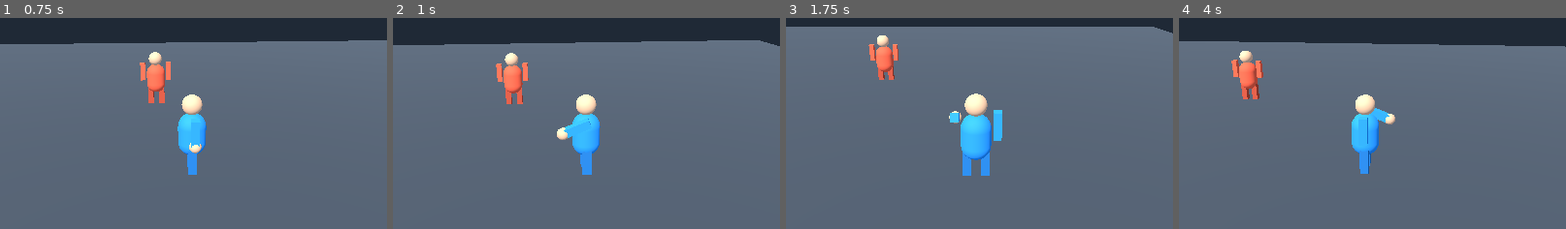
Above: before the commit, frames 1-4 (left to right).
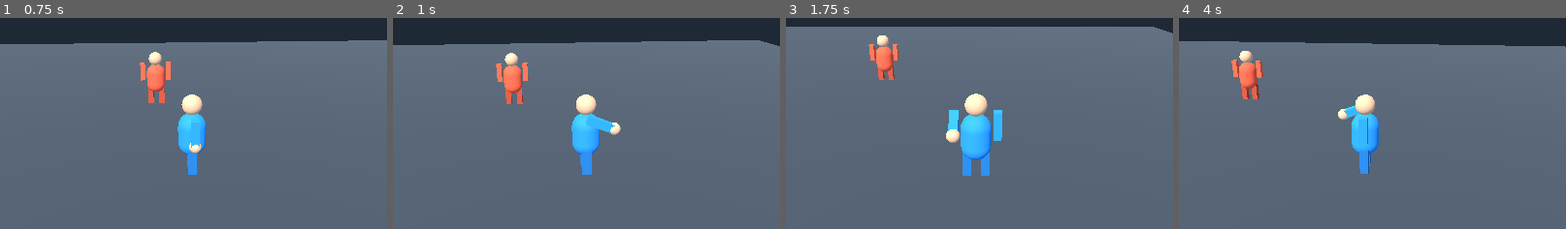
Above: after the commit, the same moments.

Repository: foreandr/FightLab
Game: Godot game, scene res://scenes/main.tscn
The game is run twice, just before and just after one commit, with the same random seed, the same clock (stepped at 60 frames per second) and the same inputs.
Inputs:
- Up to frame 1 (0.75 s): tap Enter at 0.5 s; hold D from 0.53 s (still down); hold R from 0.53 s (still down)
- Up to frame 2 (1 s): keep holding D; keep holding R; tap Space at 0.77 s
- Up to frame 3 (1.75 s): release D at 1.28 s; release R at 1.28 s; hold S from 1.28 s (still down); tap R at 1.35 s; tap Space at 1.52 s
- Up to frame 4 (4 s): release S at 2.03 s; hold D 2.03-2.78 s; hold R 2.03-2.78 s; hold W 2.78-3.53 s; tap R at 2.85 s; tap Space at 3.02, 3.77 s; hold A from 3.53 s (still down); hold R from 3.53 s (still down)
The pictures show only the part of the screen within x 26-75%, y 24-74%; the shares and areas given below are measured in that part.

Frame 1 is identical in both runs. In frame 2, 0.6% of the frame differs, in the area x 42-59%, y 46-58%; in frame 3, 0.4%; in frame 4, 0.5%.

Commit message:
fix: punch arm extends toward target

Diff:
--- a/scripts/combat_sandbox.gd
+++ b/scripts/combat_sandbox.gd
@@ -52,7 +52,7 @@
 		var progress := 1.0 - punch_clock / PUNCH_DURATION
 		# Wind-up, extension, recovery. Replace with a licensed skeletal clip later.
 		var extension := sin(progress * PI)
-		shoulder.rotation.x = -1.25 * extension
+		shoulder.rotation.x = 1.25 * extension
 		if progress > 0.25 and not punch_connected:
 			_try_punch()
 			punch_connected = true
